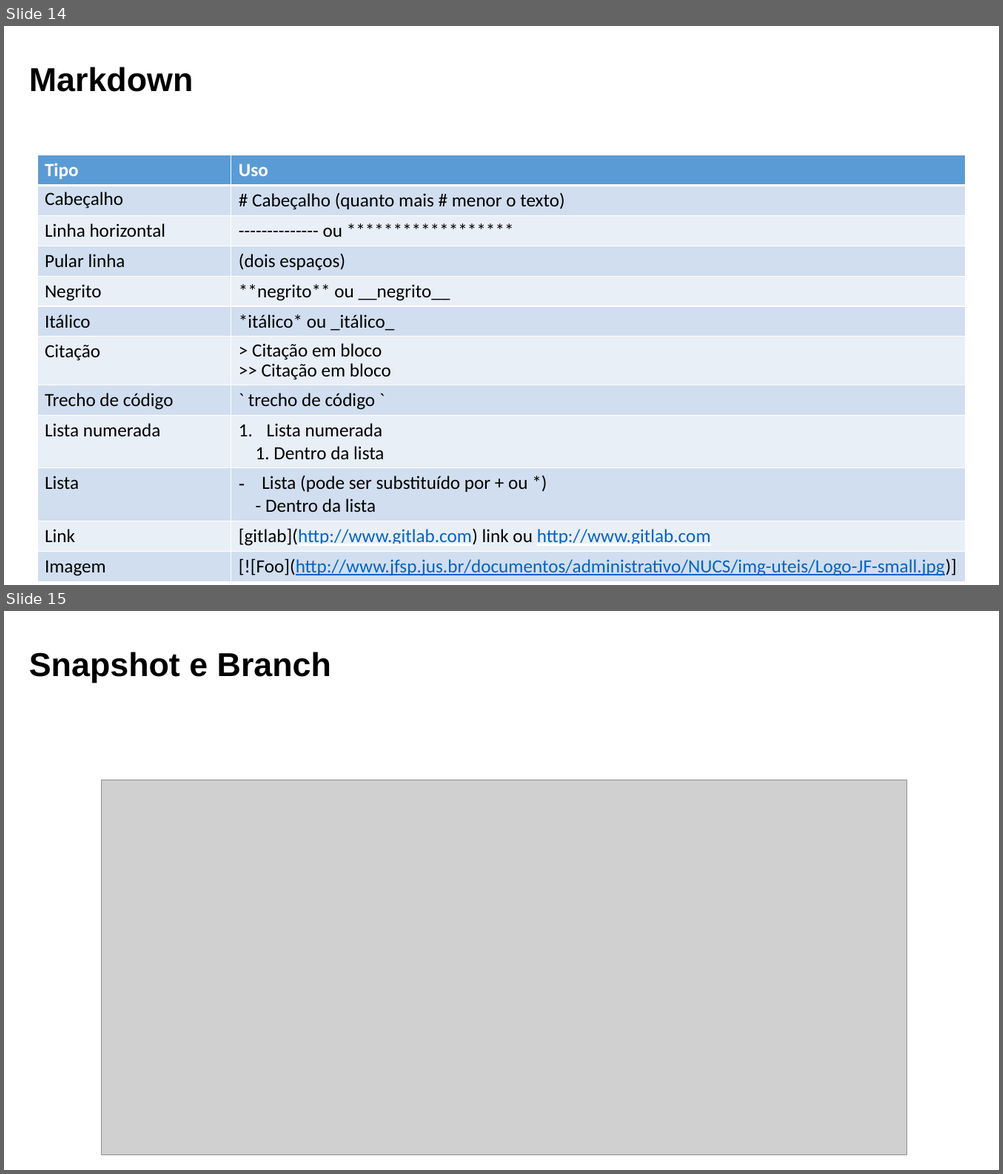
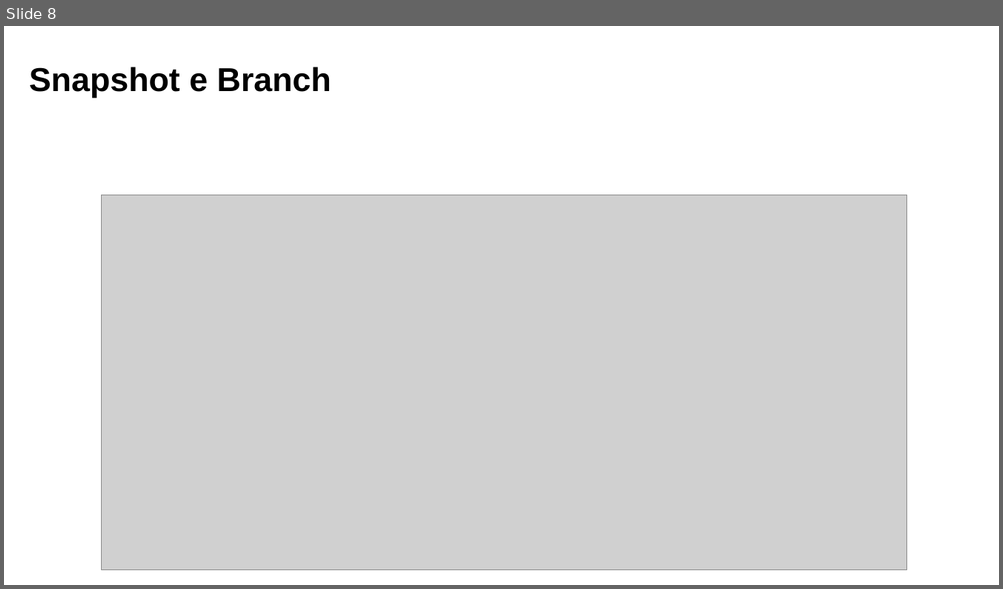
Before and after one commit to yunoguthi/testeCursoGit, a slide deck: aula03.pptx. Shown one above the other, each under a label of ours: slides 14 and 15 before the commit, slide 8 after it. The pictures are 1003x1174 and 1003x589 pixels, drawn with LibreOffice and Linux fonts; fonts in the diff are those of the drawing; grey boxes stand for pictures; background and template pictures are left out. Boxes give left, top, right and bottom in pixels: in the first picture for what was removed or moved away, otherwise in the second. Text is boxed around its words. In the diff, an @@ line names an element or a change of style, - is before the commit and + after.

```diff
--- a/aula03.pptx
+++ b/aula03.pptx
@@ slide 14 removed at bbox=[4, 26, 999, 585], background #FFFFFF @@
@@ text removed at bbox=[29, 67, 193, 92] @@
-Markdown
@@ table removed at bbox=[37, 155, 966, 580], 12 rows, 2 columns @@
-Tipo | Uso
-Cabeçalho | # Cabeçalho (quanto mais # menor o texto)
-Linha horizontal | -------------- ou ******************
-Pular linha | (dois espaços)
-Negrito | **negrito** ou __negrito__
-Itálico | *itálico* ou _itálico_
-Citação | > Citação em bloco / >> Citação em bloco
-Trecho de código | ` trecho de código `
-Lista numerada | Lista numerada / 1. Dentro da lista
-Lista | Lista (pode ser substituído por + ou *) / - Dentro da lista
-Link | [gitlab](http://www.gitlab.com) link ou http://www.gitlab.com
-Imagem | [![Foo](http://www.jfsp.jus.br/documentos/administrativo/NUCS/img-uteis/Logo-JF-small.jpg)]
@@ what was slide 15 is now slide 8 @@
```
Also in this commit, not shown: 10 other slides removed, 1 other file.
